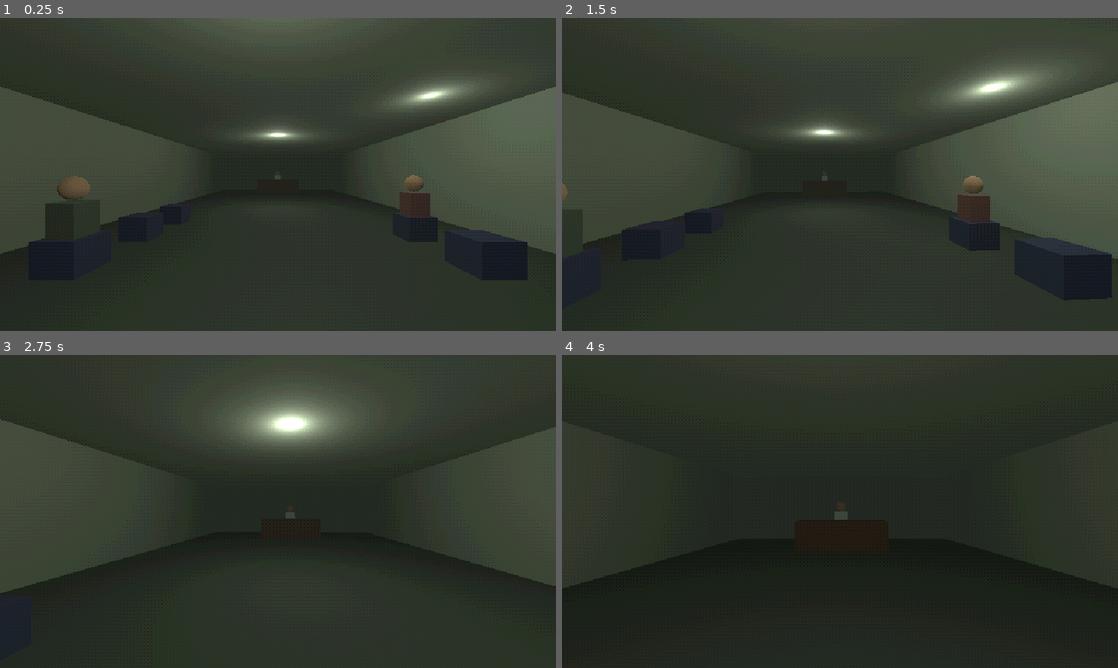
Above: before the commit, frames 1-4 (two rows, left to right).
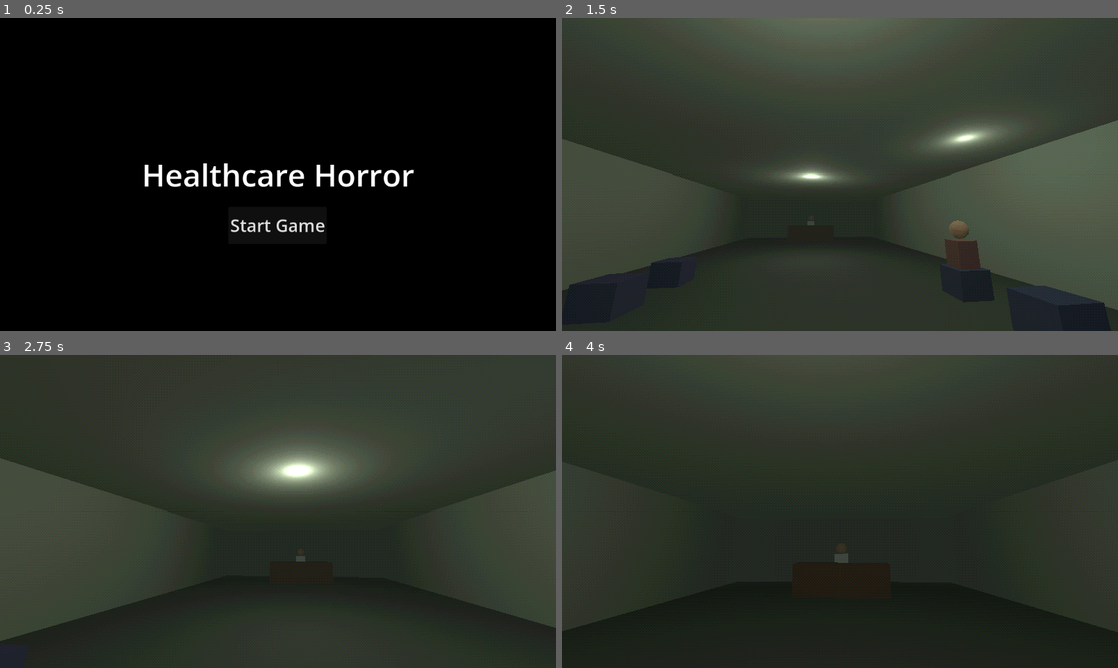
Above: after the commit, the same moments.

Repository: qweliant/healthcare-horror
Game: Godot game, scene res://scenes/title/title.tscn
Two runs of this game, one before a commit and one after it. Both use one fixed random seed, a clock stepped at 60 frames per second and the inputs below. Before the commit the project starts from res://scenes/hospital/hospital.tscn.
Inputs (mouse positions are in pixels of both pictures, inside the frame that each line leads up to):
- Up to frame 1 (0.25 s): no input
- Up to frame 2 (1.5 s): click (840, 224) at 0.5 s, where only the run after the commit has a clickable "Start Game"; tap Enter at 1.25 s; move the mouse to (867, 174) at 1.27 s; hold W (move_forward) from 1.28 s (still down); hold Space (advance_dialogue) from 1.28 s (still down)
- Up to frame 3 (2.75 s): keep holding W (move_forward); move the mouse to (250, 511) at 2.02 s; release Space (advance_dialogue) at 2.03 s; tap E (interact) at 2.1 s
- Up to frame 4 (4 s): keep holding W (move_forward); move the mouse to (851, 505) at 2.77 s; hold Space (advance_dialogue) 2.78-3.53 s; move the mouse to (834, 517) at 3.52 s; tap E (interact) at 3.6 s

The runs differ from the first frame. In frame 1, 100% of the frame differs, in the area x 0-100%, y 0-100%; in frame 2, 26%; in frame 3, 19%; in frame 4, 4.2%.

Commit message:
fix transition overlay error, added title screen, added seizure warning

Diff:
--- a/project.godot
+++ b/project.godot
@@ -11,7 +11,7 @@
 [application]
 
 config/name="healthcare horror"
-run/main_scene="res://scenes/hospital/hospital.tscn"
+run/main_scene="uid://clqqc6fkv7rke"
 config/features=PackedStringArray("4.6", "Forward Plus")
 config/icon="res://icon.svg"
 
@@ -22,8 +22,6 @@
 
 [display]
 
-window/size/viewport_width=640
-window/size/viewport_height=360
 window/size/window_width_override=1280
 window/size/window_height_override=720
 window/stretch/mode="viewport"
--- /dev/null
+++ b/scenes/title/title.tscn
@@ -0,0 +1,85 @@
+[gd_scene format=3 uid="uid://clqqc6fkv7rke"]
+
+[ext_resource type="Script" uid="uid://b1riwn4fcbnij" path="res://scenes/title/title_screen.gd" id="1_5vtrw"]
+
+[node name="TitleScreen" type="Node" unique_id=1010146771]
+script = ExtResource("1_5vtrw")
+
+[node name="TitleCard" type="ColorRect" parent="." unique_id=716043619]
+anchors_preset = 15
+anchor_right = 1.0
+anchor_bottom = 1.0
+grow_horizontal = 2
+grow_vertical = 2
+color = Color(0, 0, 0, 1)
+
+[node name="WarningLabel" type="Label" parent="TitleCard" unique_id=295276420]
+visible = false
+layout_mode = 0
+offset_left = 169.0
+offset_top = 247.0
+offset_right = 1001.0
+offset_bottom = 540.0
+theme_override_font_sizes/font_size = 36
+text = "This game contains bright flashing lights and/or images that may cause discomfort and/or convulsions in people with photosensitvity epilepsy. Players discretion advised."
+horizontal_alignment = 1
+vertical_alignment = 1
+autowrap_mode = 2
+
+[node name="WarningTitleLabel" type="Label" parent="TitleCard" unique_id=1153757671]
+visible = false
+layout_mode = 0
+offset_left = 434.0
+offset_top = 163.0
+offset_right = 653.0
+offset_bottom = 237.0
+theme_override_colors/font_color = Color(0.6209133, 0.13071069, 0.17816746, 1)
+theme_override_font_sizes/font_size = 54
+text = "Warning"
+
+[node name="StartGameButton" type="Button" parent="TitleCard" unique_id=1361633371]
+layout_mode = 0
+offset_left = 473.0
+offset_top = 391.0
+offset_right = 677.0
+offset_bottom = 468.0
+theme_override_font_sizes/font_size = 36
+text = "Start Game"
+
+[node name="TitleLabel" type="Label" parent="TitleCard" unique_id=317091826]
+layout_mode = 1
+anchors_preset = 8
+anchor_left = 0.5
+anchor_top = 0.5
+anchor_right = 0.5
+anchor_bottom = 0.5
+offset_left = -282.5
+offset_top = -44.0
+offset_right = 282.5
+offset_bottom = 44.0
+grow_horizontal = 2
+grow_vertical = 2
+theme_override_font_sizes/font_size = 64
+text = "Healthcare Horror"
+
+[node name="AnyKeyLabel" type="Label" parent="TitleCard" unique_id=1221352138]
+visible = false
+layout_mode = 1
+anchors_preset = 7
+anchor_left = 0.5
+anchor_top = 1.0
+anchor_right = 0.5
+anchor_bottom = 1.0
+offset_left = -135.5
+offset_top = -60.0
+offset_right = 135.5
+offset_bottom = -20.0
+grow_horizontal = 2
+grow_vertical = 0
+theme_override_colors/font_color = Color(0.7, 0.7, 0.7, 1)
+theme_override_font_sizes/font_size = 20
+text = "[ Press any key to continue ]"
+horizontal_alignment = 1
+vertical_alignment = 1
+
+[connection signal="pressed" from="TitleCard/StartGameButton" to="." method="_on_start_game_button_pressed"]
--- /dev/null
+++ b/scenes/title/title_screen.gd
@@ -0,0 +1,16 @@
+extends Node
+
+func _on_start_game_button_pressed() -> void:
+	$TitleCard/TitleLabel.visible = false
+	$TitleCard/StartGameButton.visible = false
+	$TitleCard/WarningTitleLabel.visible = true
+	$TitleCard/WarningLabel.visible = true
+	$TitleCard/AnyKeyLabel.visible = true
+
+func _input(event):
+	if $TitleCard/AnyKeyLabel.visible and event is InputEventMouseButton and event.pressed:
+		get_tree().change_scene_to_file("res://scenes/hospital/hospital.tscn")
+
+func _unhandled_input(_event: InputEvent) -> void:
+	if $TitleCard/AnyKeyLabel.visible:
+		get_tree().change_scene_to_file("res://scenes/hospital/hospital.tscn")
--- a/scripts/game/transition_overlay.gd
+++ b/scripts/game/transition_overlay.gd
@@ -4,7 +4,7 @@
 signal fade_in_finished
 signal flash_finished
 
-@onready var color_rect: ColorRect = $ColorRect
+var color_rect: ColorRect
 
 var _tween: Tween = null
 
Not shown, added: scenes/title/title_screen.gd.uid
